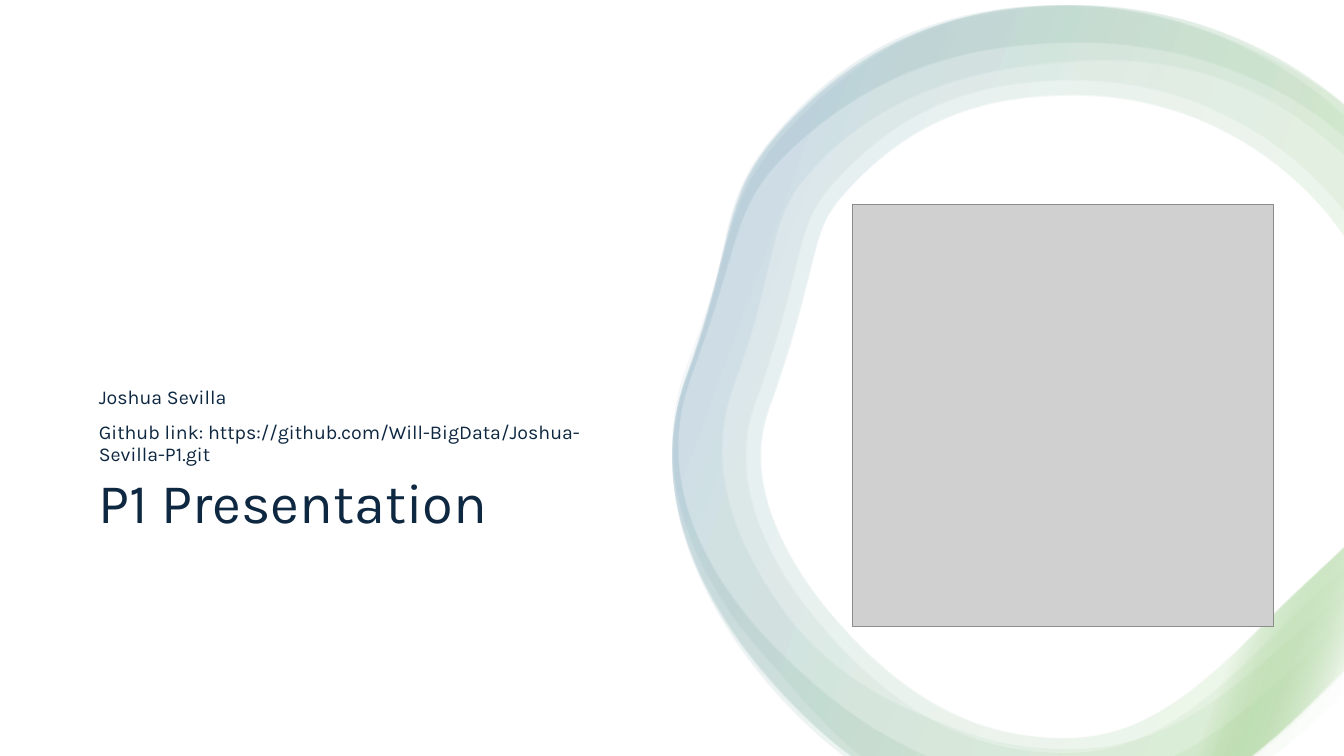
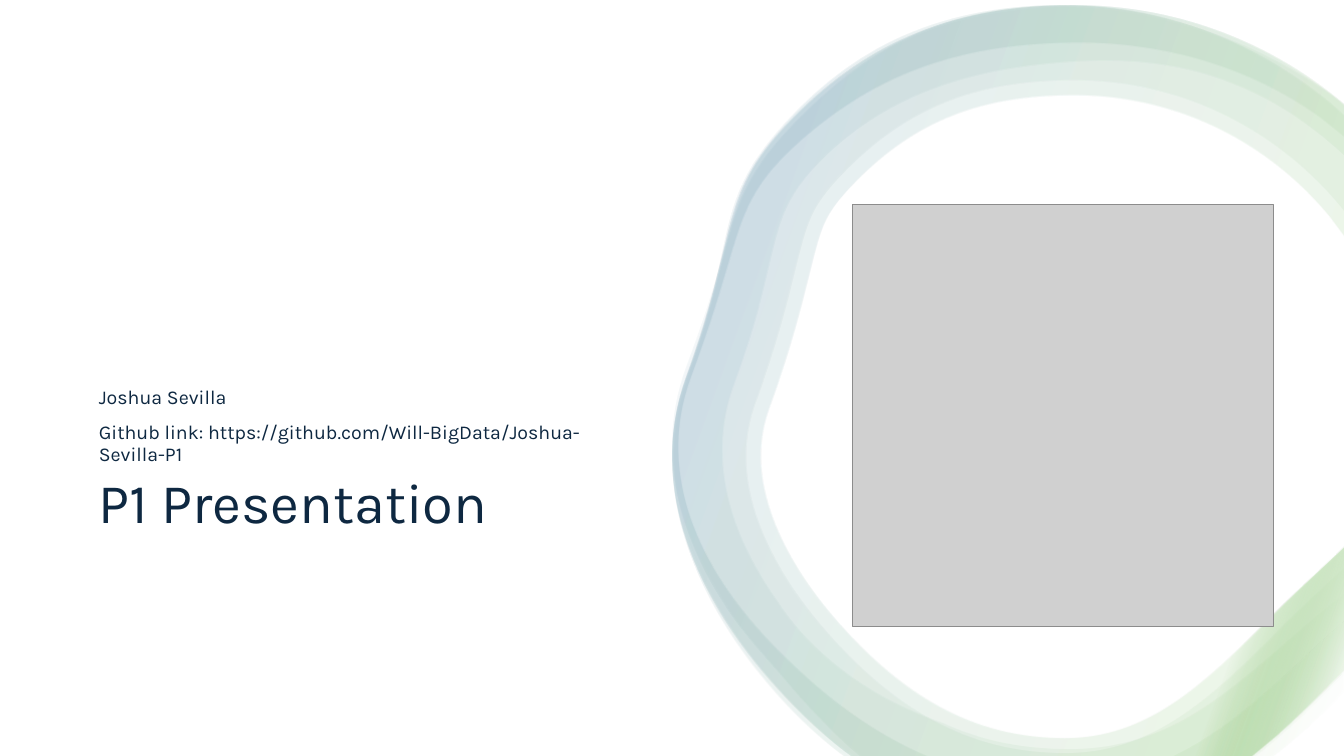
Before and after one commit to Will-BigData/Joshua-Sevilla-P1, a slide deck: slide 1 of P1 Presentation.pptx. Drawn at 1344x756 pixels with LibreOffice and Linux fonts; fonts in the diff are those of the drawing; grey boxes stand for pictures. Boxes give left, top, right and bottom in pixels: in the first picture for what was removed or moved away, otherwise in the second. Text is boxed around its words. In the diff, an @@ line names an element or a change of style, - is before the commit and + after.

Commit message:
fix powerpoint

```diff
--- a/P1 Presentation.pptx
+++ b/P1 Presentation.pptx
@@ subtitle at (x1=99, y1=424, x2=580, y2=462): text changed @@
-Github link: https://github.com/Will-BigData/Joshua-Sevilla-P1.git
+Github link: https://github.com/Will-BigData/Joshua-Sevilla-P1
```
